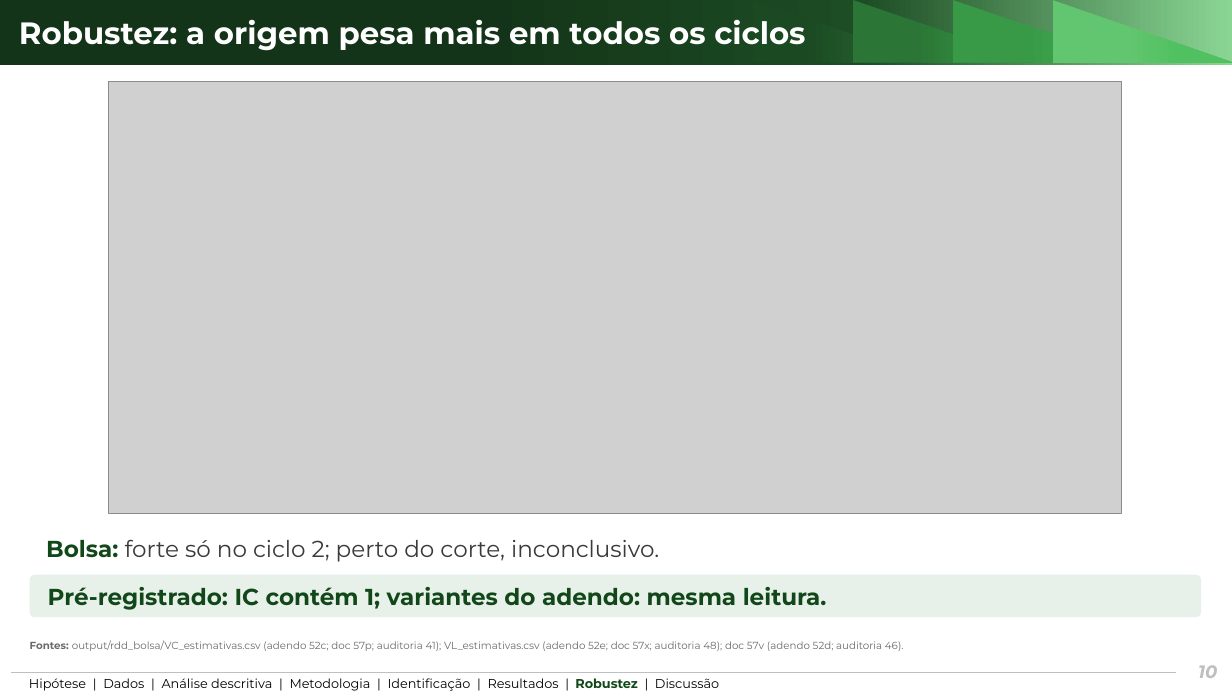
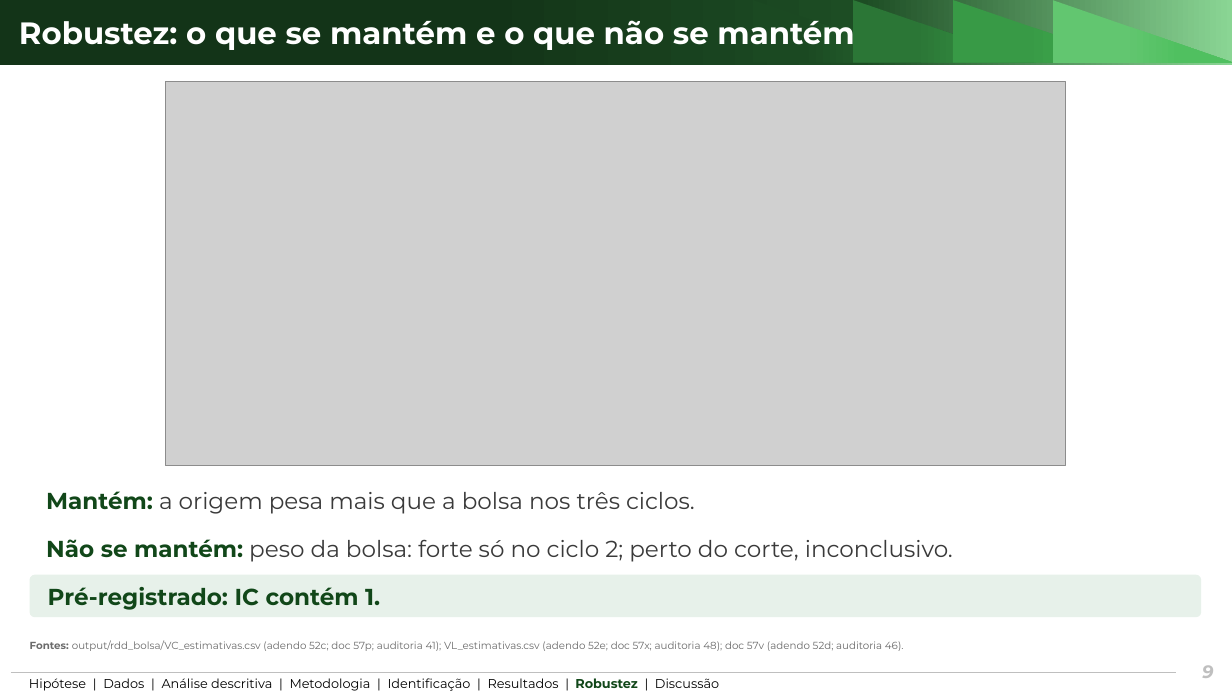
Before and after one commit to ka1victor/impact-eval-health-econ-pmme, a slide deck: slide 9 of output/apresentacao_banca2/deck_banca2_curto.pptx (slide 10 before the commit). Drawn at 1232x693 pixels with LibreOffice and Linux fonts; fonts in the diff are those of the drawing; grey boxes stand for pictures; background and template pictures are left out. Boxes give left, top, right and bottom in pixels: in the first picture for what was removed or moved away, otherwise in the second. Text is boxed around its words. In the diff, an @@ line names an element or a change of style, - is before the commit and + after.

```diff
--- a/output/apresentacao_banca2/deck_banca2_curto.pptx
+++ b/output/apresentacao_banca2/deck_banca2_curto.pptx
@@ title at (19, 15, 854, 52): text changed @@
-Robustez: a origem pesa mais em todos os ciclos
+Robustez: o que se mantém e o que não se mantém
@@ picture: place and size @@
-picture at (109, 81, 1122, 514)
+picture at (165, 81, 1067, 466)
@@ text added at (46, 491, 695, 514), 18 pt, text #3A3A3A @@
+Mantém: a origem pesa mais que a bolsa nos três ciclos.
@@ text at (46, 539, 953, 562): text changed @@
-Bolsa: forte só no ciclo 2; perto do corte, inconclusivo.
+Não se mantém: peso da bolsa: forte só no ciclo 2; perto do corte, inconclusivo.
@@ text in rounded rectangle at (48, 587, 380, 610): text changed @@
-Pré-registrado: IC contém 1; variantes do adendo: mesma leitura.
+Pré-registrado: IC contém 1.
@@ page number at (1202, 665, 1213, 678): text changed @@
-10
+9
```
Also in this commit, not shown: 8 other slides changed, 1 slide added, 1 slide removed, 30 other files.
